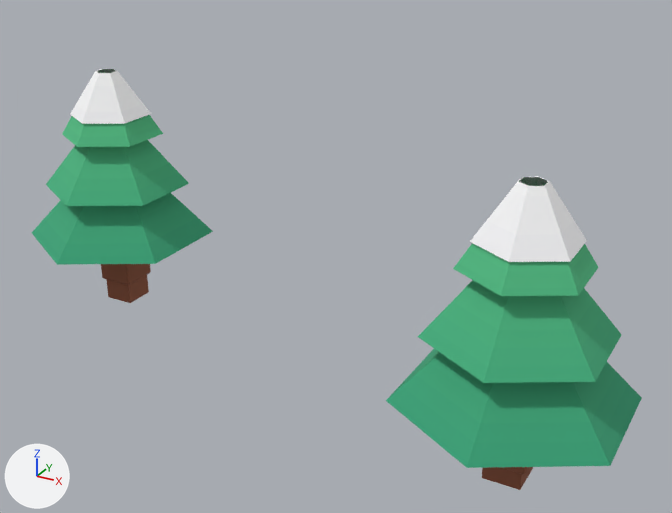
Two versions of the glTF model public/assets/toycar/set-avalanche-forest-l-lite.glb, one commit apart.
Both versions are drawn from a camera (50 mm lens) standing at (7.96, -13.0, 9.27) and looking at (-0.33, 2.07, 1.74). The lights are fixed; the arrows at lower left show +X, +Y and +Z. The first picture is the older version. Vertices at exactly the same position are counted once.

Objects in the first picture: 'pines'.
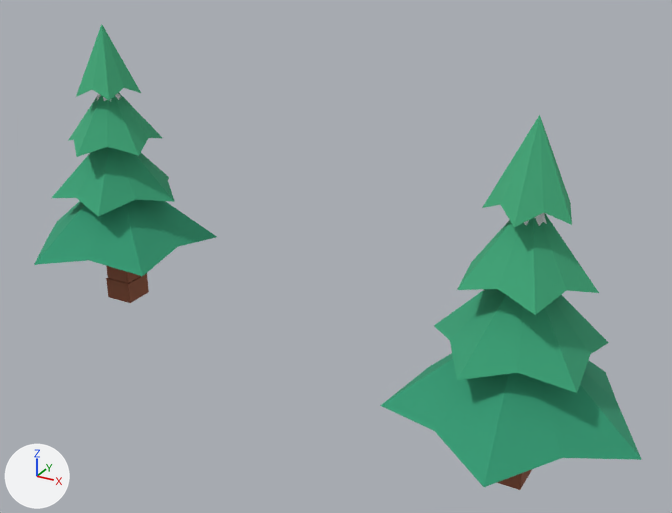
Patch to the scene script:
```diff
--- a/public/assets/toycar/set-avalanche-forest-l-lite.glb.py
+++ b/public/assets/toycar/set-avalanche-forest-l-lite.glb.py
@@ me_pines @@
 # used by ob_pines; location = (4.0, 0.6, 0.07)
-me_pines.from_pydata(...)  # 208 vertices, 352 faces; spans x -12.72..1.93, y -2.23..4.61, z -1.11..4.55
+me_pines.from_pydata(...)  # 196 vertices, 296 faces; spans x -13.1..2.28, y -2.29..4.62, z -1.02..5.7
+# me_pines part 1: the loose piece of 24 vertices spanning x -0.45..0.45, y -0.45..0.45, z -0.74..0.74 is scaled about its middle by (0.785, 0.785, 0.895)
+# me_pines part 2: the loose piece of 8 vertices spanning x -0.36..0.36, y -0.36..0.36, z -1.11..-0.74 is moved by (0.0, 0.0, 0.09)
+# me_pines part 3: the loose piece of 24 vertices spanning x -11.24..-10.36, y 1.96..2.84, z -0.59..0.89 is scaled about its middle by (0.784, 0.784, 0.895)
+# me_pines part 4: the loose piece of 12 vertices spanning x -12.72..-8.88, y 0.19..4.61, z 0.59..2.66 is rebuilt with 11 vertices and now spans x -13.1..-8.88, y 0.25..4.62, z 0.48..2.34
+# me_pines part 5: the loose piece of 12 vertices spanning x -1.03..1.03, y -1.19..1.19, z 2.94..4.43 is rebuilt with 11 vertices and now spans x -1.05..1.18, y -1.07..1.17, z 2.78..4.3
+# me_pines part 6: the loose piece of 12 vertices spanning x -1.49..1.49, y -1.72..1.72, z 1.69..3.47 is rebuilt with 11 vertices and now spans x -1.57..1.29, y -1.49..1.51, z 1.55..3.19
+# me_pines part 7: the loose piece of 12 vertices spanning x -11.82..-9.78, y 1.22..3.58, z 3.07..4.55 is rebuilt with 11 vertices and now spans x -11.94..-9.7, y 1.22..3.38, z 2.92..4.42
+# me_pines part 8: the loose piece of 12 vertices spanning x -1.93..1.93, y -2.23..2.23, z 0.45..2.52 is rebuilt with 11 vertices and now spans x -2.08..2.28, y -2.29..2.04, z 0.33..2.2
+# me_pines part 9: the loose piece of 12 vertices spanning x -12.28..-9.32, y 0.69..4.11, z 1.83..3.6 is rebuilt with 11 vertices and now spans x -12.16..-9.25, y 0.98..3.93, z 1.7..3.32
+# me_pines part 10
+# 12 vertices are removed from x -0.82..0.82, y -0.95..0.95, z 3.42..4.43
+# 20 faces are deleted
+# 22 vertices are added at x -0.74..0.73, y -0.77..0.63, z 3.78..5.58
+# 28 new faces join them
+# me_pines part 11
+# 12 vertices are removed from x -11.61..-9.99, y 1.46..3.34, z 3.54..4.55
+# 20 faces are deleted
+# 22 vertices are added at x -11.55..-10.1, y 1.73..3.16, z 3.91..5.7
+# 28 new faces join them
+# other edits to the shape of me_pines do not show in these pictures
 me_pines.materials.append(mat_colormap)
@@ ob_pines @@
 ob_pines = bpy.data.objects.new('pines', me_pines)
-ob_pines.location = (4.0, 0.6, 0.07)
+ob_pines.location = (4.0, 0.6, -0.02)
```

Pixel boxes (x1, y1, x2, y2) of what changed, in the pictures (672 x 513 px; the box of a moved part takes in the faces that stretch with it):
'pines', reshaped, moved (11% taller): before (32, 69, 642, 490); after (34, 24, 642, 490)
part 1 of me_pines, moved or reshaped (not visible afterwards): before (500, 467, 530, 475)
part 2 of me_pines, moved or reshaped: before (482, 467, 533, 490); after (497, 469, 532, 490)
part 3 of me_pines, moved or reshaped: before (101, 264, 151, 285); after (106, 266, 140, 283)
part 4 of me_pines, rebuilt: before (32, 193, 213, 265); after (34, 199, 217, 276)
part 5 of me_pines, rebuilt: before (453, 177, 599, 296); after (457, 213, 599, 315)
part 6 of me_pines, rebuilt: before (418, 280, 622, 383); after (434, 289, 609, 393)
part 7 of me_pines, rebuilt: before (62, 69, 163, 147); after (68, 93, 162, 157)
part 8 of me_pines, rebuilt: before (386, 349, 642, 468); after (380, 353, 642, 487)
part 9 of me_pines, rebuilt: before (46, 140, 189, 206); after (52, 147, 175, 216)
part 10 of me_pines, moved or reshaped: before (470, 177, 587, 262); after (482, 115, 572, 227)
part 11 of me_pines, moved or reshaped: before (70, 69, 151, 124); after (76, 24, 141, 101)
